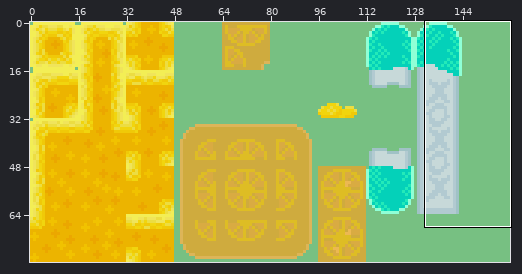
Pixel-art file: Assets/Art/Tilesets/sour/sour aseprite.aseprite. The first picture is a wide view before the edit; the outline marks the close-up.
Close-up. Before the edit:
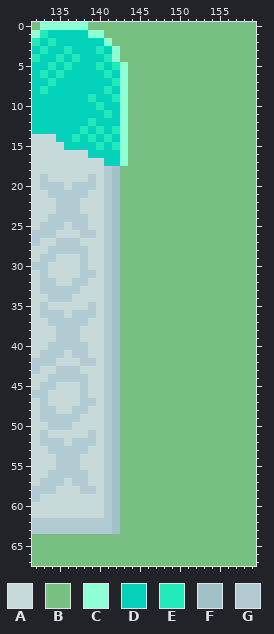
160x80 pixels, 1 frame. Shown: x 132..159, y 0..67.
Visible layers, top first: "tilemap", "BG".
Palette (. is transparent): A #c7d9d9  B #77c082  C #8fffd6  D #04d1b9  E #23eab9  F #a0c2c6  G #b2cad1
Pixels before, first column x 132:
 0 BCCCCCCBBBBBBBBBBBBBBBBBBBBB
 1 CEDDDDDCCBBBBBBBBBBBBBBBBBBB
 2 EDEDDDDDDCBBBBBBBBBBBBBBBBBB
 3 DEDDEDDDEDCBBBBBBBBBBBBBBBBB
 4 EDDEDEDDDECBBBBBBBBBBBBBBBBB
 5 DDEDEDDDEDECBBBBBBBBBBBBBBBB
 6 DEDEDDDDDEDCBBBBBBBBBBBBBBBB
 7 DDEDDDDDDDECBBBBBBBBBBBBBBBB
 8 DEDDDDDDDEDCBBBBBBBBBBBBBBBB
 9 DDDDDDDEDDECBBBBBBBBBBBBBBBB
10 DDDDDDDDEDDCBBBBBBBBBBBBBBBB
11 DDDDDDDDDEDCBBBBBBBBBBBBBBBB
12 DDDDDDDEDDDCBBBBBBBBBBBBBBBB
13 DDDDDDEDEDECBBBBBBBBBBBBBBBB
14 AAADDEDEDEDCBBBBBBBBBBBBBBBB
15 AAAADDDDEDECBBBBBBBBBBBBBBBB
16 AAAAAAADDDDCBBBBBBBBBBBBBBBB
17 AAAAAAAAADDCBBBBBBBBBBBBBBBB
18 AAAAAAAAAGFBBBBBBBBBBBBBBBBB
19 AGAAAAAGAGFBBBBBBBBBBBBBBBBB
20 AGGGAGGGAGFBBBBBBBBBBBBBBBBB
21 AAGGGGGAAGFBBBBBBBBBBBBBBBBB
22 AAAGGGAAAGFBBBBBBBBBBBBBBBBB
23 AAAGGGAAAGFBBBBBBBBBBBBBBBBB
24 AAGGGGGAAGFBBBBBBBBBBBBBBBBB
25 AGGGAGGAAGFBBBBBBBBBBBBBBBBB
26 GGGAAAGGAGFBBBBBBBBBBBBBBBBB
27 GAAGGGAAAGFBBBBBBBBBBBBBBBBB
28 AAGGGGGAAGFBBBBBBBBBBBBBBBBB
29 AGGAAAGAAGFBBBBBBBBBBBBBBBBB
30 GGAAAAGAAGFBBBBBBBBBBBBBBBBB
31 AGAAAAGGAGFBBBBBBBBBBBBBBBBB
32 AGGAAGGAAGFBBBBBBBBBBBBBBBBB
33 AGGGGGAAAGFBBBBBBBBBBBBBBBBB
34 AAGGGAAAAGFBBBBBBBBBBBBBBBBB
35 AGAAAAAGAGFBBBBBBBBBBBBBBBBB
36 AGGGAGGGAGFBBBBBBBBBBBBBBBBB
37 AAGGGGGAAGFBBBBBBBBBBBBBBBBB
38 AAAGGGAAAGFBBBBBBBBBBBBBBBBB
39 AAAGGGAAAGFBBBBBBBBBBBBBBBBB
40 AAGGGGGAAGFBBBBBBBBBBBBBBBBB
41 AGGGAGGAAGFBBBBBBBBBBBBBBBBB
42 GGGAAAGGAGFBBBBBBBBBBBBBBBBB
43 GAAGGGAAAGFBBBBBBBBBBBBBBBBB
44 AAGGGGGAAGFBBBBBBBBBBBBBBBBB
45 AGGAAAGAAGFBBBBBBBBBBBBBBBBB
46 GGAAAAGAAGFBBBBBBBBBBBBBBBBB
47 AGAAAAGGAGFBBBBBBBBBBBBBBBBB
48 AGGAAGGAAGFBBBBBBBBBBBBBBBBB
49 AGGGGGAAAGFBBBBBBBBBBBBBBBBB
50 AAGGGAAAAGFBBBBBBBBBBBBBBBBB
51 AGAAAAAGAGFBBBBBBBBBBBBBBBBB
52 AGGGAGGGAGFBBBBBBBBBBBBBBBBB
53 AAGGGGGAAGFBBBBBBBBBBBBBBBBB
54 AAAGGGAAAGFBBBBBBBBBBBBBBBBB
55 AAAGGGAAAGFBBBBBBBBBBBBBBBBB
56 AAGGGGGAAGFBBBBBBBBBBBBBBBBB
57 AGGGAGGAAGFBBBBBBBBBBBBBBBBB
58 GGGAAAGGAGFBBBBBBBBBBBBBBBBB
59 GAAAAAAAAGFBBBBBBBBBBBBBBBBB
60 AAAAAAAAAGFBBBBBBBBBBBBBBBBB
61 AAAAAAAAAGFBBBBBBBBBBBBBBBBB
62 GGGGGGGGGGFBBBBBBBBBBBBBBBBB
63 GGGGGGGGGGFBBBBBBBBBBBBBBBBB
64 BBBBBBBBBBBBBBBBBBBBBBBBBBBB
65 BBBBBBBBBBBBBBBBBBBBBBBBBBBB
66 BBBBBBBBBBBBBBBBBBBBBBBBBBBB
67 BBBBBBBBBBBBBBBBBBBBBBBBBBBB
The result:
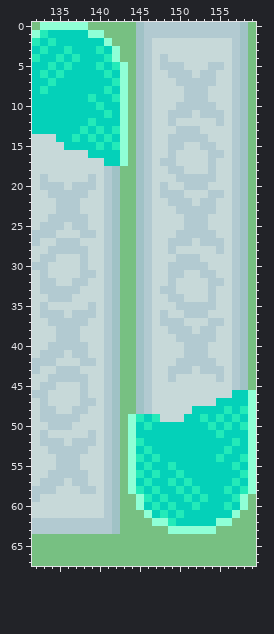
From the commit log: added upside down dipstick & put in sour scene
Changes in this commit:
Changed rows in their new state; - is an unchanged pixel.
Layer "tilemap":
first column x 144:
 0 -FGGGGGGGGGGGGF-
 1 -FGGGGGGGGGGGGF-
 2 -FGAAAAAAAAAAGF-
 3 -FGAAAAAAAAAAGF-
 4 -FGAGAAAAAAAAGF-
 5 -FGAGGGAAAGGAGF-
 6 -FGAAGGGAGGAAGF-
 7 -FGAAAGGGGGAAGF-
 8 -FGAAAAGGGAAAGF-
 9 -FGAAAAGGGAAAGF-
10 -FGAAAGGGGGAAGF-
11 -FGAAGGGAGGGAGF-
12 -FGAAGAAAAAGAGF-
13 -FGAAAGGGAAAAGF-
14 -FGAAGGGGGAAAGF-
15 -FGAAGGAAGGAAGF-
16 -FGAAGAAAAGGAGF-
17 -FGAGGAAAAGAAGF-
18 -FGAAGGAAAGAAGF-
19 -FGAAAGGGGGAAGF-
20 -FGAGAAGGGAAAGF-
21 -FGAGGGAAAGGAGF-
22 -FGAAGGGAGGAAGF-
23 -FGAAAGGGGGAAGF-
24 -FGAAAAGGGAAAGF-
25 -FGAAAAGGGAAAGF-
26 -FGAAAGGGGGAAGF-
27 -FGAAGGGAGGGAGF-
28 -FGAAGAAAAAGAGF-
29 -FGAAAGGGAAAAGF-
30 -FGAAGGGGGAAAGF-
31 -FGAAGGAAGGAAGF-
32 -FGAAGAAAAGGAGF-
33 -FGAGGAAAAGAAGF-
34 -FGAAGGAAAGAAGF-
35 -FGAAAGGGGGAAGF-
36 -FGAGAAGGGAAAGF-
37 -FGAGGGAAAGGAGF-
38 -FGAAGGGAGGAAGF-
39 -FGAAAGGGGGAAGF-
40 -FGAAAAGGGAAAGF-
41 -FGAAAAGGGAAAGF-
42 -FGAAAGGGGGAAGF-
43 -FGAAGGGAGGGAGF-
44 -FGAAGAAAAAGAGF-
45 -FGAAAAAAAAAAGF-
46 -FGAAAAAAAAAADDC
47 -FGAAAAAAAADDDDC
48 -FGAAAAADDDDEDEC
49 CEDEAAADDEDEDEDC
50 CDEDDDDDDDEDEDEC
51 CDDDDDDDDDDEDDDC
52 CEDDDDDDDDDDDEDC
53 CDEDDDDDDDDDEDDC
54 CEDEDDDDDDDEDDEC
55 CDEDDEDDDDDDDEDC
56 CEDEDDEDDDDDDDEC
57 CDEDDEDEDDDDDEDC
58 CEDEDDEDEDDDEDEC
59 -CEDEDDEDEDDDEC-
60 -CDEDEDDEDDDEDC-
61 --CDEDEDDDDDDC--
62 ---CCEDDDDDCC---
63 -----CCCCCC-----
